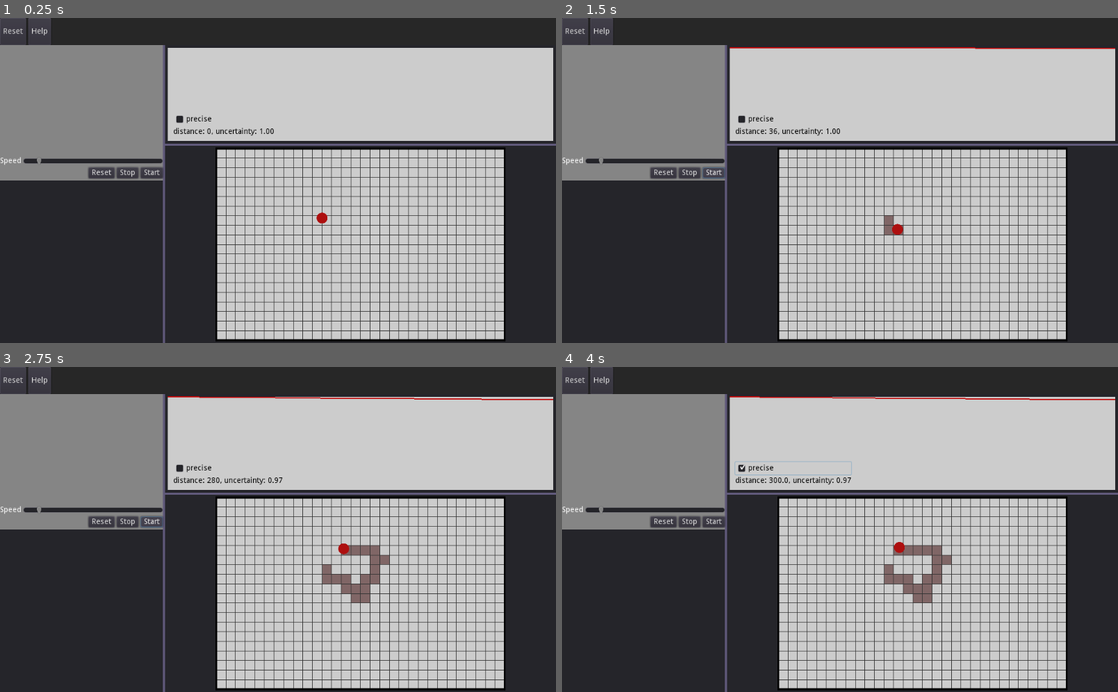
Above: before the commit, frames 1-4 (two rows, left to right).
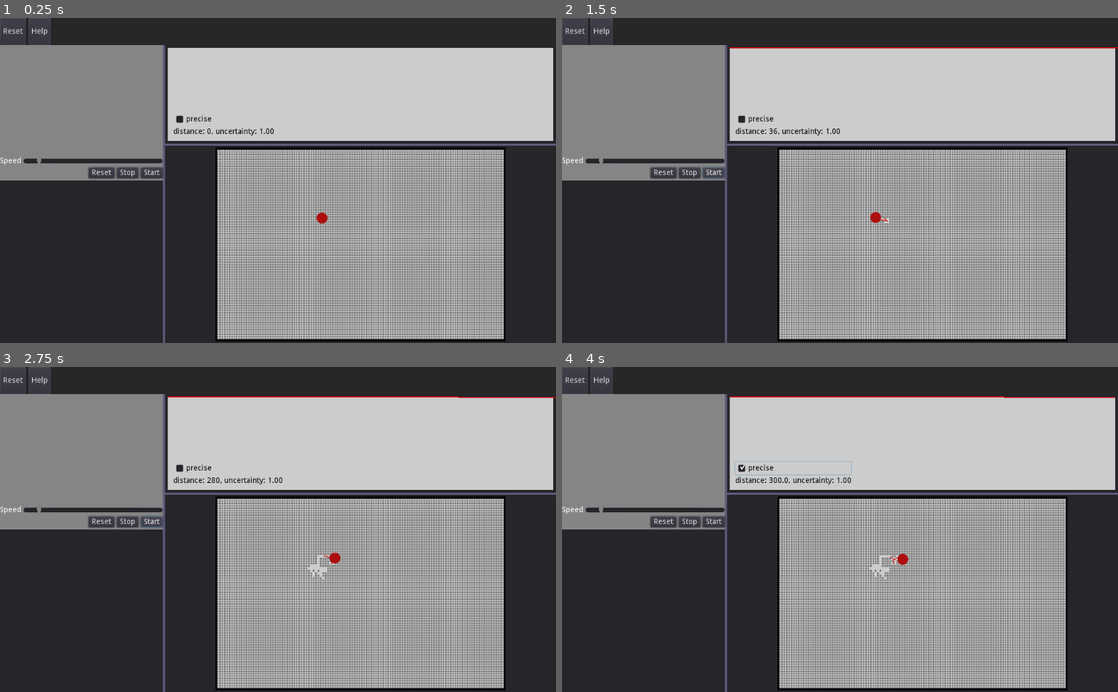
Above: after the commit, the same moments.

Repository: roman-kasatov/brownian-motion-search
Game: Godot game, scene res://scenes/Main.tscn
The game is run twice, just before and just after one commit, with the same random seed, the same clock (stepped at 60 frames per second) and the same inputs.
Inputs:
- Up to frame 1 (0.25 s): no input
- Up to frame 2 (1.5 s): click "Reset" at 0.5 s; click "Start" at 1.25 s
- Up to frame 3 (2.75 s): click "Start" at 2 s
- Up to frame 4 (4 s): click "Stop" at 2.75 s; click "precise" at 3.5 s

The runs differ from the first frame. In frame 1, 23% of the frame differs, in the area x 39-91%, y 40-99%; in frame 2, 23%; in frame 3, 24%; in frame 4, 24%, in the area x 35-100%, y 8-99%.

Commit message:
trace added; new field design

Diff:
--- a/scripts/ParticleBlock.gd
+++ b/scripts/ParticleBlock.gd
@@ -7,7 +7,7 @@
 
 const BASE_SIZE = Vector2(600.0, 400.0)
 var current_size = BASE_SIZE
-var cell_num = Vector2(30, 20)
+var cell_num = Vector2(120, 80) # 30 20
 
 var simulation_active = false
 var particle_direction = Vector2.RIGHT
@@ -28,18 +28,19 @@
 	reset()
 
 func reset():
+	trace_points = [particle.position]
 	uncertainty_block.reset()
 	distance_went = 0
 	total_distance = 0
 	cell_array = []
 	for i in range(cell_num.x):
 		cell_array.append([])
-		for j in range(cell_num.y):
+		for _j in range(cell_num.y):
 			cell_array[i].append(0)
 
 func adjust_size():
 	var parent_size = get_parent().rect_size
-	var current_size = BASE_SIZE
+	current_size = BASE_SIZE
 	var base_ratio = BASE_SIZE.x / BASE_SIZE.y
 	if parent_size.x / parent_size.y > base_ratio:
 		current_size.y = parent_size.y
@@ -52,7 +53,7 @@
 	self.position = (parent_size - current_size) / 2
 
 func draw_cells():
-	draw_rect(Rect2(Vector2.ZERO, BASE_SIZE), Color(0.8, 0.8, 0.8), true)
+	draw_rect(Rect2(Vector2.ZERO, BASE_SIZE), Color(0.5, 0.5, 0.5), true)
 	for i in range(cell_num.x):
 		for j in range(cell_num.y):
 			if cell_array[i][j]:
@@ -67,7 +68,7 @@
 							BASE_SIZE.y / cell_num.y
 						)
 					),
-					Color(0.5, 0.4, 0.4),
+					Color(0.8, 0.8, 0.8),
 					true
 				)
 
@@ -76,7 +77,7 @@
 		draw_line(
 			Vector2(i * BASE_SIZE.x / cell_num.x, 0),
 			Vector2(i * BASE_SIZE.x / cell_num.x, BASE_SIZE.y),
-			Color(0.2, 0.2, 0.2),
+			Color(0.8, 0.8, 0.8),
 			1.0
 		)
 	# horizontal lines
@@ -84,14 +85,32 @@
 		draw_line(
 			Vector2(0, i * BASE_SIZE.y / cell_num.y),
 			Vector2(BASE_SIZE.x, i * BASE_SIZE.y / cell_num.y),
-			Color(0.2, 0.2, 0.2),
+			Color(0.8, 0.8, 0.8),
 			1.0
 		)
 	# ftame
 	draw_rect(Rect2(Vector2.ZERO, BASE_SIZE), Color(0.0, 0.0, 0.0), false, 4.0)
 
+func draw_trace():
+	if len(trace_points) == 0:
+		return
+	for i in range(len(trace_points) - 1):
+		draw_line(
+			Vector2(trace_points[i]),
+			Vector2(trace_points[i + 1]),
+			Color(0.8, 0.2, 0.2),
+			2.0
+		)
+	draw_line(
+			Vector2(trace_points[len(trace_points) - 1]),
+			Vector2(particle.position),
+			Color(0.8, 0.2, 0.2),
+			2.0
+		)
+
 func _draw():
 	draw_cells()
+	draw_trace()
 
 func start_simulation():
 	if distance_went == 0:
@@ -102,18 +121,32 @@
 func generate_speed():
 	var angle = randf() * 2 * PI
 	particle_direction = Vector2(cos(angle), sin(angle))
-	jump_distance = 100
+
+	if randf() < 0.01:
+		jump_distance = 100
+	else:
+		jump_distance = 10
 
 func stop_simulation():
 	self.simulation_active = false
 
+
 var distance_went = 0
 var jump_distance = 0
+var trace_length = 5
+var trace_points = []
+
 func _process(delta):
 	if simulation_active:
 		if distance_went >= jump_distance:
 			distance_went = 0
 			generate_speed()
+
+			if trace_length > 0:
+				trace_points.append(particle.position)
+
+				while trace_length < len(trace_points):
+					trace_points.remove(0)
 
 		var step = particle_direction * particle_speed * delta
 		particle.position += step
@@ -136,9 +169,6 @@
 		var i = floor(particle.position.x / (BASE_SIZE.x / cell_num.x))
 		var j = floor(particle.position.y / (BASE_SIZE.y / cell_num.y))
 
-		print(particle.position)
-		print(i, j)
-
 		if cell_array[i][j] == 0:
 			cell_array[i][j] = 1
 			uncertainty_block.decrease_uncertainty(total_distance, 1.0 / cell_num.x / cell_num.y)
--- a/scripts/UncertaintyBlock.gd
+++ b/scripts/UncertaintyBlock.gd
@@ -30,14 +30,12 @@
 
 func adjust_size():
 	var parent_size = get_parent().rect_size
-	print(parent_size)
 	current_size = parent_size
 	update()
 
 # Called when the node enters the scene tree for the first time.
 func _ready():
 	yield(owner, "ready")
-	print(get_path())
 	adjust_size()
 
 
@@ -53,7 +51,6 @@
 
 	if max_distance == 0:
 		max_distance = 1
-	print(max_distance)
 	var min_uncertainty = vortex[-1].y
 	for v in vortex:
 		line_points.append(Vector2(
